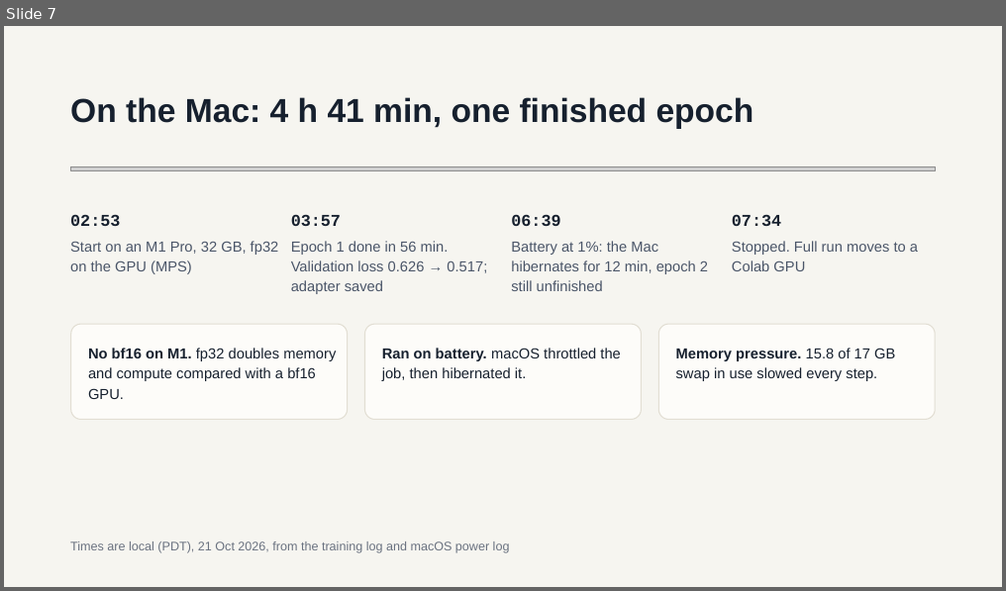
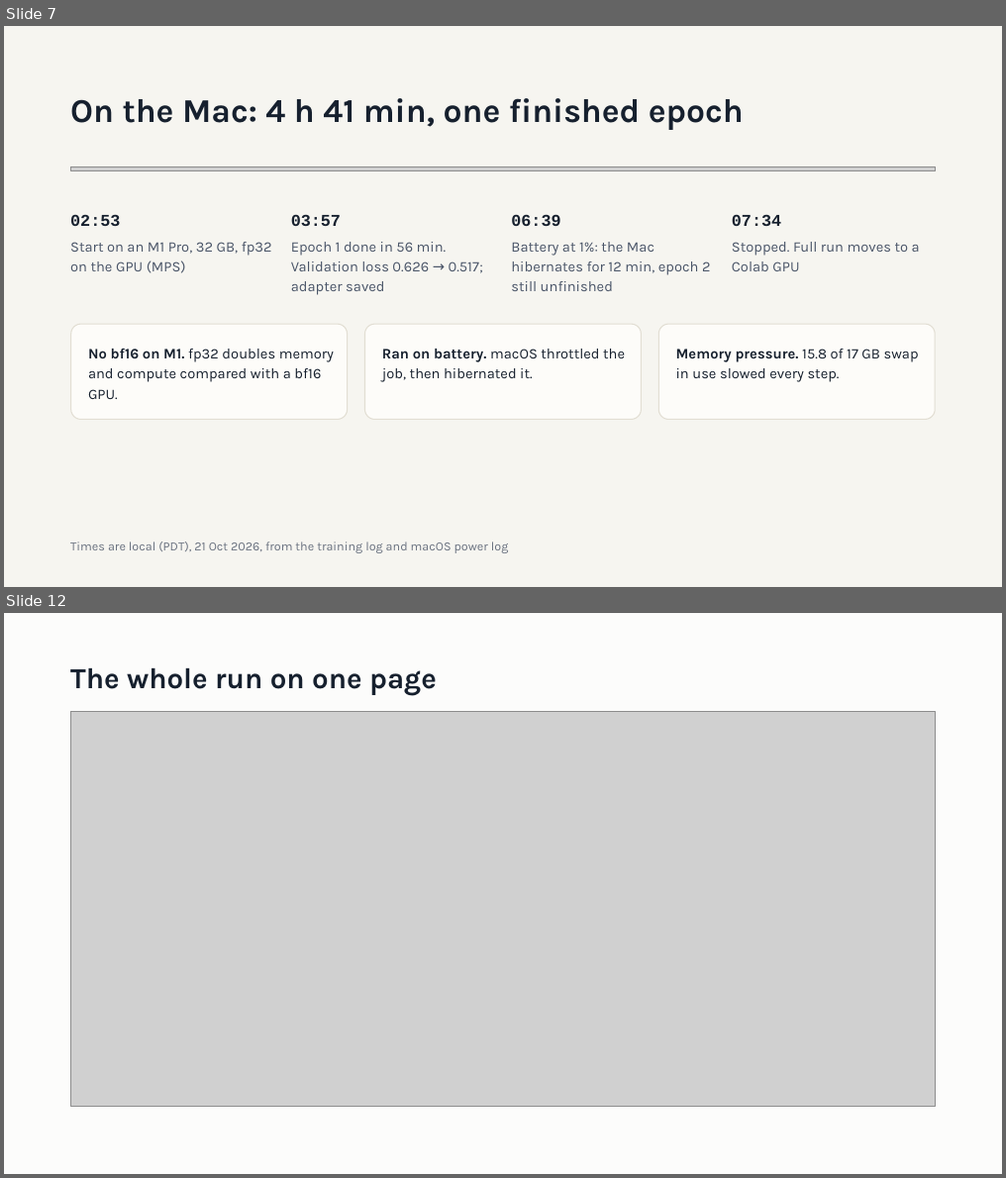
Before and after one commit to dougc333/geha, a slide deck: docs/GEHA Generator LoRA Finetuning.pptx. Shown one above the other, each under a label of ours: slide 7 before the commit, slides 7 and 12 after it; the slides between them are not shown. The pictures are 1006x591 and 1006x1178 pixels, drawn with LibreOffice and Linux fonts; fonts in the diff are those of the drawing; grey boxes stand for pictures; background and template pictures are left out. Boxes give left, top, right and bottom in pixels: in the first picture for what was removed or moved away, otherwise in the second. Text is boxed around its words. In the diff, an @@ line names an element or a change of style, - is before the commit and + after.

```diff
--- a/docs/GEHA Generator LoRA Finetuning.pptx
+++ b/docs/GEHA Generator LoRA Finetuning.pptx
@@ slide 12 added at bbox=[4, 613, 1002, 1174], background #FCFCFB @@
@@ title added at bbox=[70, 668, 437, 696], 28 pt, text #16202E, bold @@
+The whole run on one page
@@ picture added at bbox=[70, 712, 936, 1107] @@
@@ slide 7 changed as well @@
@@ font Arial to Karla in 9 elements at bbox=[70, 98, 744, 130], bbox=[70, 242, 272, 274], bbox=[291, 242, 483, 295], bbox=[511, 242, 711, 291], bbox=[732, 242, 920, 272], bbox=[71, 324, 348, 419], bbox=[364, 324, 642, 419], bbox=[659, 324, 936, 419], bbox=[70, 542, 509, 554] @@
```
Also in this commit, not shown: 6 other slides changed, 5 other slides added, 3 slides removed.
